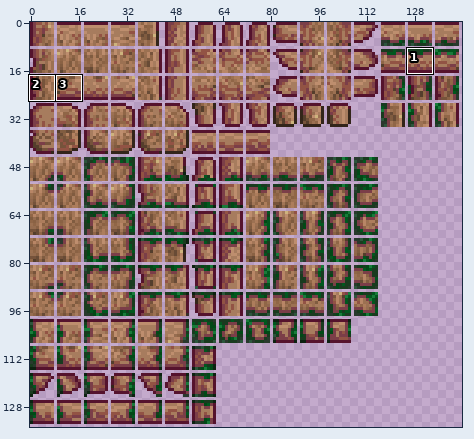
Sprite sheet, stored at Tiles/TFWood.png. Above, an overview of the earlier version with the close-up marked.
Close-up. The starting point:
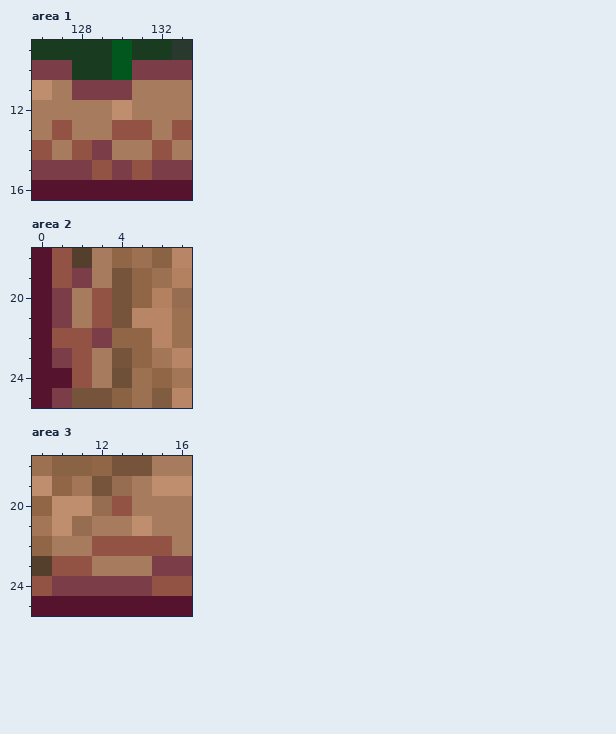
The file is 288x270 pixels, drawn in blocks of 2x2; one block is one cell here. Colours within 5 levels of each other are drawn and written as one. Shown: area 1: x 126..133, y 9..16; area 2: x 0..7, y 18..25; area 3: x 9..16, y 18..25. The commit also changed other parts of the picture, which this record leaves out.
And afterwards:
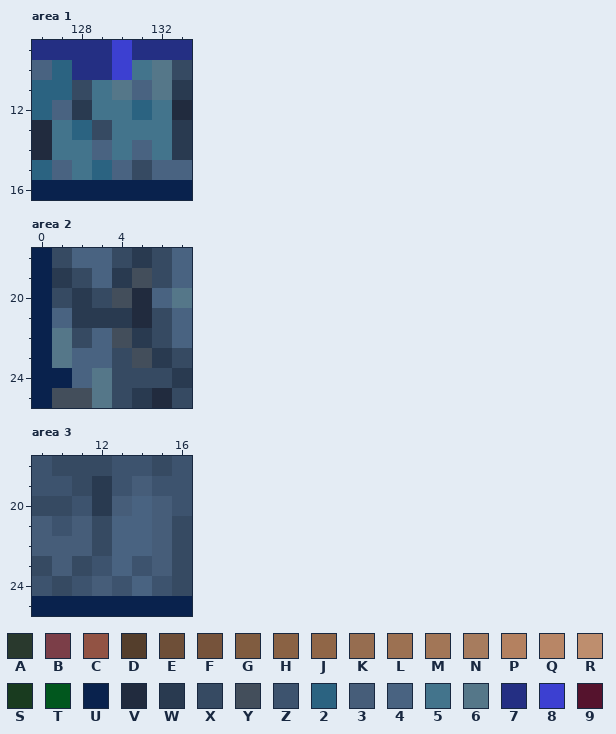
Palette (. is transparent): A #29392d  B #7b3e48  C #925344  D #543e2c  E #6e4f38  F #76533b  G #805c40  H #8a6244  J #906647  K #966d50  L #9c7152  M #a27657  N #a77c5e  P #b48160  Q #b88666  R #be8e6e  S #193b1f  T #01571e  U #09224d  V #212b3e  W #293a50  X #364a62  Y #434e5b  Z #3d536e  2 #2b6381  3 #465d79  4 #496381  5 #43748c  6 #557789  7 #242f83  8 #3c40d1  9 #55132d
The edit:
Changed rows in their new state; - is an unchanged pixel.
Area 1:
first column x 126:
 9 77778777
10 4277856X
11 22X5646W
12 24W5525V
13 V52X555W
14 V554545W
15 24524X44
16 UUUUUUUU
Area 2:
first column x 0:
18 UX44XWX4
19 UWX4WYX4
20 UXWXYV46
21 U4WWWVX4
22 U6X4YWX4
23 U644XYWX
24 UU46XXXW
25 UYY6XWVX
Area 3:
first column x 9:
18 ZXXXZZXZ
19 ZZXWZ3ZZ
20 XXZW343Z
21 3Z3X443X
22 333X443X
23 X3XZ4Z3X
24 ZXZ3Z4ZX
25 UUUUUUUU
Changed places in both close-ups, as pixel boxes (x1, y1, x2, y2):
changed: (32, 40, 192, 200)
changed: (32, 248, 192, 408)
changed: (32, 456, 192, 616)
